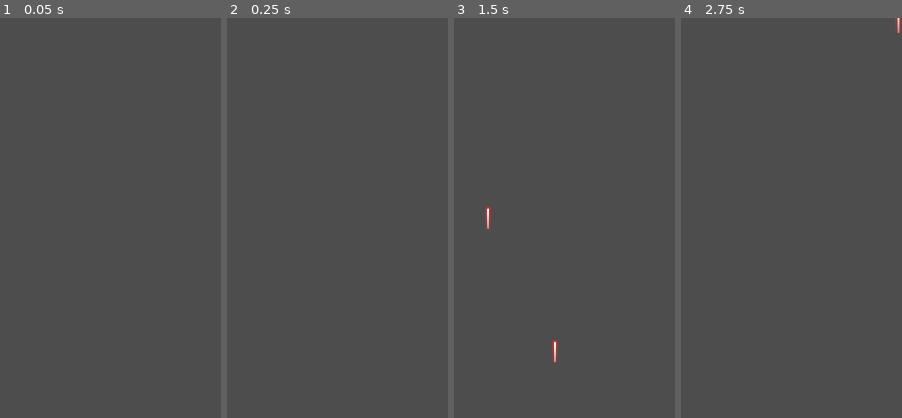
Above: before the commit, frames 1-4 (left to right).
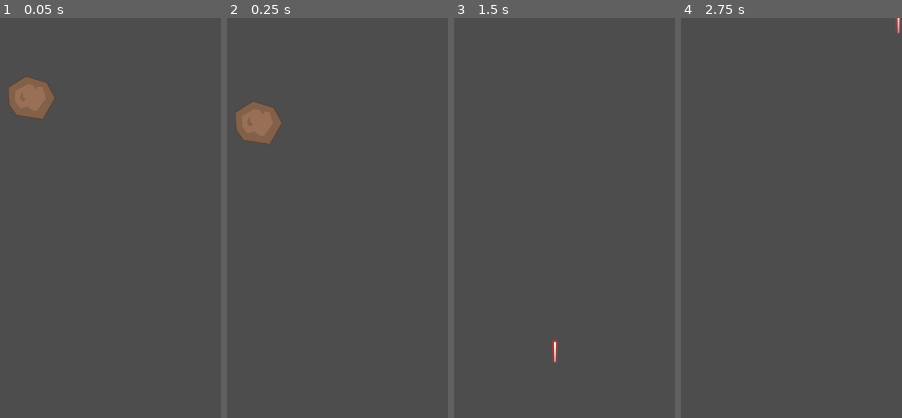
Above: after the commit, the same moments.

Repository: UnusualTitan711x/Stellar-Vortex
Game: Godot game, scene res://scenes/game.tscn
Same seed, same stepped clock (60 frames per second), same inputs: the game is played once before the commit and once after it.
Inputs:
- Up to frame 1 (0.05 s): no input
- Up to frame 2 (0.25 s): no input
- Up to frame 3 (1.5 s): tap Enter at 0.5 s; hold D (move_right) 0.53-1.28 s; hold Space (shoot) 0.53-1.28 s; hold S (move_down) from 1.28 s (still down); tap Space (shoot) at 1.35 s
- Up to frame 4 (2.75 s): release S (move_down) at 2.03 s; hold D (move_right) from 2.03 s (still down); hold Space (shoot) from 2.03 s (still down)
The pictures show only the part of the screen within x 42-92%, y 0-50%; the shares and areas given below are measured in that part.

The runs differ from the first frame. In frame 1, 1.6% of the frame differs, in the area x 3-25%, y 14-26%; in frame 2, 1.6%; in frame 3, 0.2%; in frame 4, nothing differs.

Commit message:
created enemy (meteor) and death on collision

Diff:
--- a/project.godot
+++ b/project.godot
@@ -62,3 +62,9 @@
 "events": [Object(InputEventKey,"resource_local_to_scene":false,"resource_name":"","device":-1,"window_id":0,"alt_press …(191 unchanged characters)…
 ]
 }
+
+[layer_names]
+
+2d_physics/layer_1="player"
+2d_physics/layer_2="enemy"
+2d_physics/layer_3="laser"
--- a/scenes/game.tscn
+++ b/scenes/game.tscn
@@ -1,8 +1,9 @@
-[gd_scene load_steps=4 format=3 uid="uid://6eskilvv7o4y"]
+[gd_scene load_steps=5 format=3 uid="uid://6eskilvv7o4y"]
 
 [ext_resource type="Script" path="res://scripts/game.gd" id="1_wcxds"]
 [ext_resource type="PackedScene" uid="uid://b07gbbjojviw7" path="res://scenes/player.tscn" id="2_dygiw"]
 [ext_resource type="PackedScene" uid="uid://bol1qc50pqq8t" path="res://scenes/laser.tscn" id="3_4i0s5"]
+[ext_resource type="PackedScene" uid="uid://bunsdh1flr7la" path="res://scenes/meteor.tscn" id="4_ot7am"]
 
 [node name="Game" type="Node2D"]
 script = ExtResource("1_wcxds")
@@ -17,3 +18,6 @@
 position = Vector2(164, 928)
 
 [node name="LaserContainer" type="Node2D" parent="."]
+
+[node name="Meteor" parent="." instance=ExtResource("4_ot7am")]
+position = Vector2(272, 88)
--- a/scenes/laser.tscn
+++ b/scenes/laser.tscn
@@ -7,6 +7,8 @@
 radius = 3.0
 
 [node name="Laser" type="Area2D"]
+collision_layer = 4
+collision_mask = 2
 script = ExtResource("1_an4k7")
 
 [node name="Sprite2D" type="Sprite2D" parent="."]
@@ -22,4 +24,5 @@
 position = Vector2(0, 3)
 scale = Vector2(0.3, 0.2)
 
+[connection signal="area_entered" from="." to="." method="_on_area_entered"]
 [connection signal="screen_exited" from="VisibleOnScreenNotifier2D" to="." method="_on_visible_on_screen_notifier_2d_screen_exited"]
--- /dev/null
+++ b/scenes/meteor.tscn
@@ -0,0 +1,26 @@
+[gd_scene load_steps=4 format=3 uid="uid://bunsdh1flr7la"]
+
+[ext_resource type="Script" path="res://scripts/meteor.gd" id="1_vfb63"]
+[ext_resource type="Texture2D" uid="uid://dd5e38h4r2iic" path="res://assets/kenney_space-shooter-redux/PNG/Meteors/meteorBrown_big3.png" id="2_yduyd"]
+
+[sub_resource type="CircleShape2D" id="CircleShape2D_m8xl1"]
+radius = 28.1603
+
+[node name="Meteor" type="Area2D"]
+collision_layer = 2
+collision_mask = 5
+script = ExtResource("1_vfb63")
+
+[node name="Sprite2D" type="Sprite2D" parent="."]
+scale = Vector2(0.65, 0.65)
+texture = ExtResource("2_yduyd")
+
+[node name="CollisionShape2D" type="CollisionShape2D" parent="."]
+shape = SubResource("CircleShape2D_m8xl1")
+
+[node name="VisibleOnScreenNotifier2D" type="VisibleOnScreenNotifier2D" parent="."]
+position = Vector2(0, -47)
+scale = Vector2(1.1, 0.9)
+
+[connection signal="body_entered" from="." to="." method="_on_body_entered"]
+[connection signal="screen_exited" from="VisibleOnScreenNotifier2D" to="." method="_on_visible_on_screen_notifier_2d_screen_exited"]
--- a/scenes/player.tscn
+++ b/scenes/player.tscn
@@ -4,6 +4,7 @@
 [ext_resource type="Texture2D" uid="uid://kt0c4fffx8dp" path="res://assets/kenney_space-shooter-redux/PNG/playerShip1_blue.png" id="2_wgpt7"]
 
 [node name="Player" type="CharacterBody2D" groups=["player"]]
+collision_mask = 2
 motion_mode = 1
 script = ExtResource("1_axc1m")
 
--- a/scripts/laser.gd
+++ b/scripts/laser.gd
@@ -8,3 +8,9 @@
 
 func _on_visible_on_screen_notifier_2d_screen_exited() -> void:
 	queue_free()
+
+
+func _on_area_entered(area: Area2D) -> void:
+	if area is Enemy:
+		area.die()
+		queue_free()
--- /dev/null
+++ b/scripts/meteor.gd
@@ -0,0 +1,20 @@
+class_name Enemy extends Area2D
+
+@export var speed = 150
+
+func _physics_process(delta: float) -> void:
+	global_position.y += speed * delta
+
+
+func _on_visible_on_screen_notifier_2d_screen_exited() -> void:
+	queue_free()
+
+func die():
+	queue_free()
+
+
+
+func _on_body_entered(body: Node2D) -> void:
+	if body is Player:
+		body.die()
+		queue_free()
--- a/scripts/player.gd
+++ b/scripts/player.gd
@@ -1,4 +1,4 @@
-extends CharacterBody2D
+class_name Player extends CharacterBody2D
 
 @export var speed = 300
 @export var fire_rate := 0.25
@@ -36,3 +36,6 @@
 
 func shoot():
 	laser_shot.emit(laser_scene, muzzle.global_position)
+
+func die():
+	queue_free()
